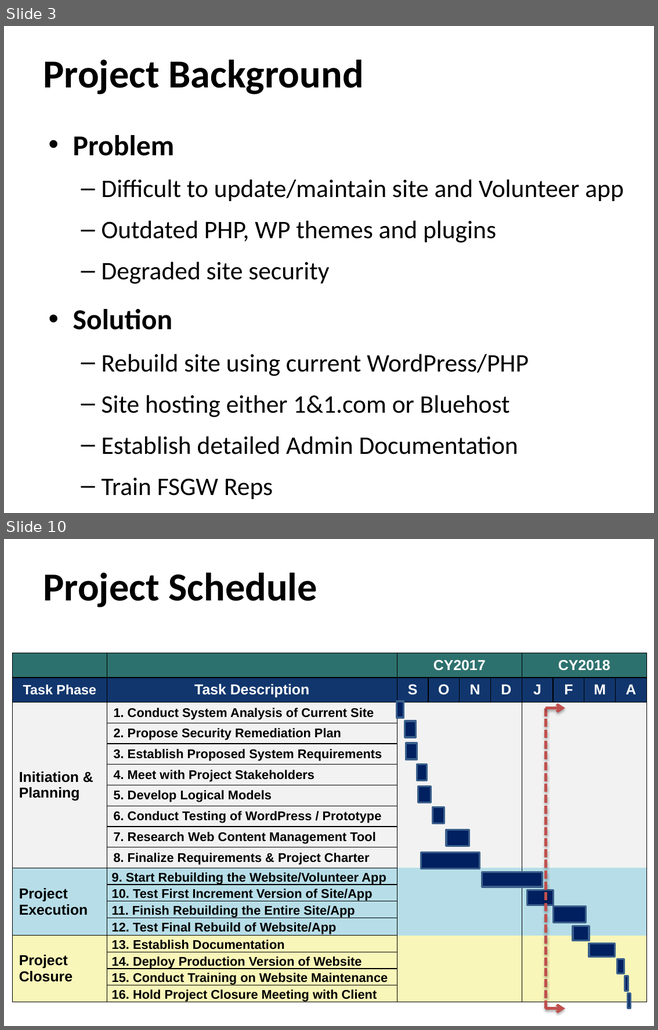
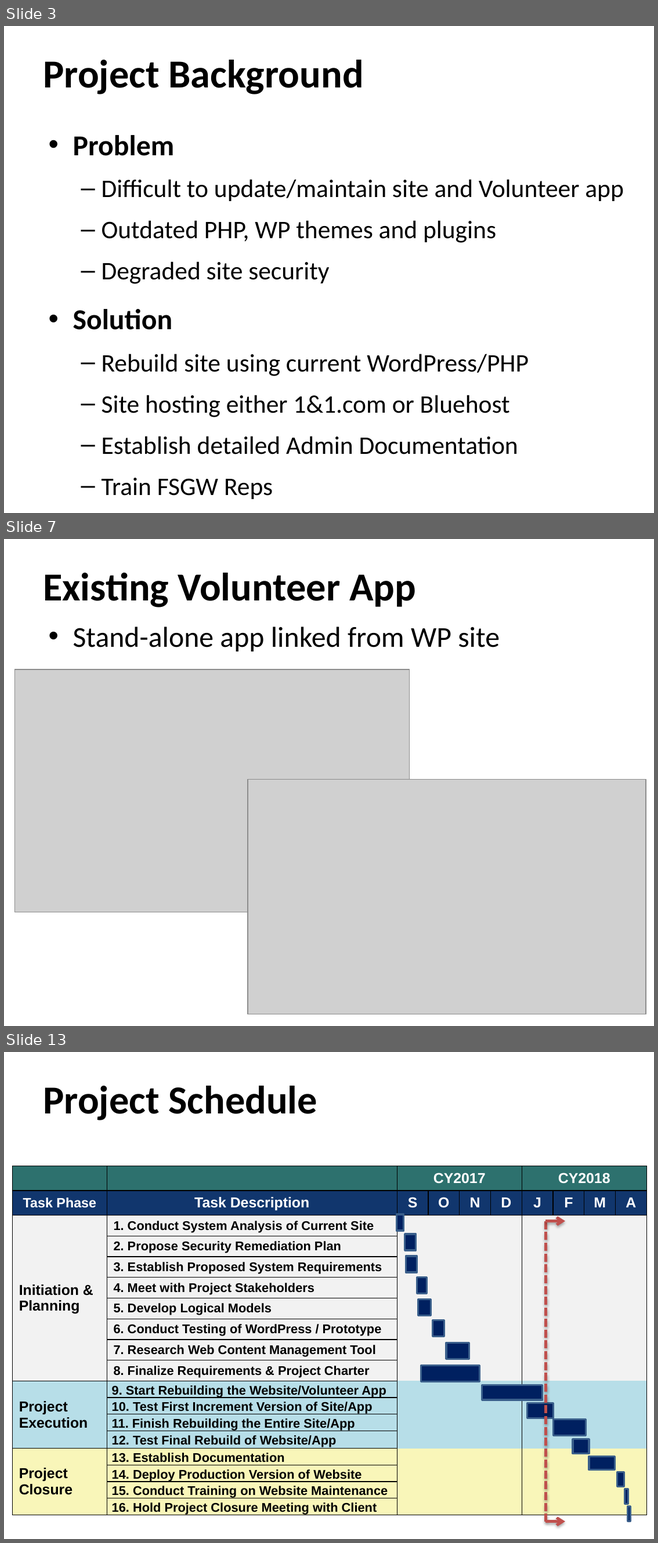
Before and after one commit to ehsantos11/MIST7590-Smithgall-Project, a slide deck: SGW Project Update 24Jan18.pptx. Shown one above the other, each under a label of ours: slides 3 and 10 before the commit, slides 3, 7 and 13 after it; the slides between them are not shown. The pictures are 658x1030 and 658x1543 pixels, drawn with LibreOffice and Linux fonts; fonts in the diff are those of the drawing; grey boxes stand for pictures; background and template pictures are left out. Boxes give left, top, right and bottom in pixels: in the first picture for what was removed or moved away, otherwise in the second. Text is boxed around its words. In the diff, an @@ line names an element or a change of style, - is before the commit and + after.

```diff
--- a/SGW Project Update 24Jan18.pptx
+++ b/SGW Project Update 24Jan18.pptx
@@ slide 7 added at bbox=[4, 539, 654, 1026], background picture (left out) @@
@@ title added at bbox=[43, 573, 416, 607], 44 pt, text #000000, bold @@
+Existing Volunteer App
@@ text added at bbox=[73, 627, 499, 652], 32 pt, text #000000 @@
+• Stand-alone app linked from WP site
@@ picture added at bbox=[15, 669, 409, 913] @@
@@ picture added at bbox=[248, 779, 646, 1014] @@
@@ what was slide 10 is now slide 13 @@
```
Also in this commit, not shown: 7 slides changed, 3 other slides added, 1 slide removed.
